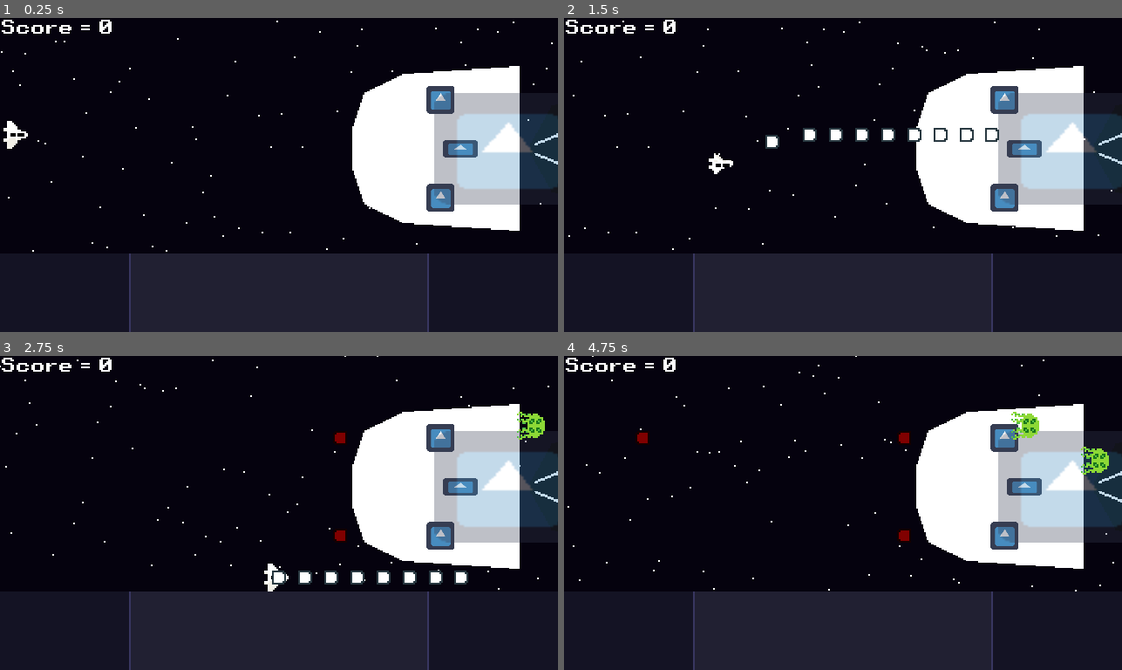
Above: before the commit, frames 1-4 (two rows, left to right).
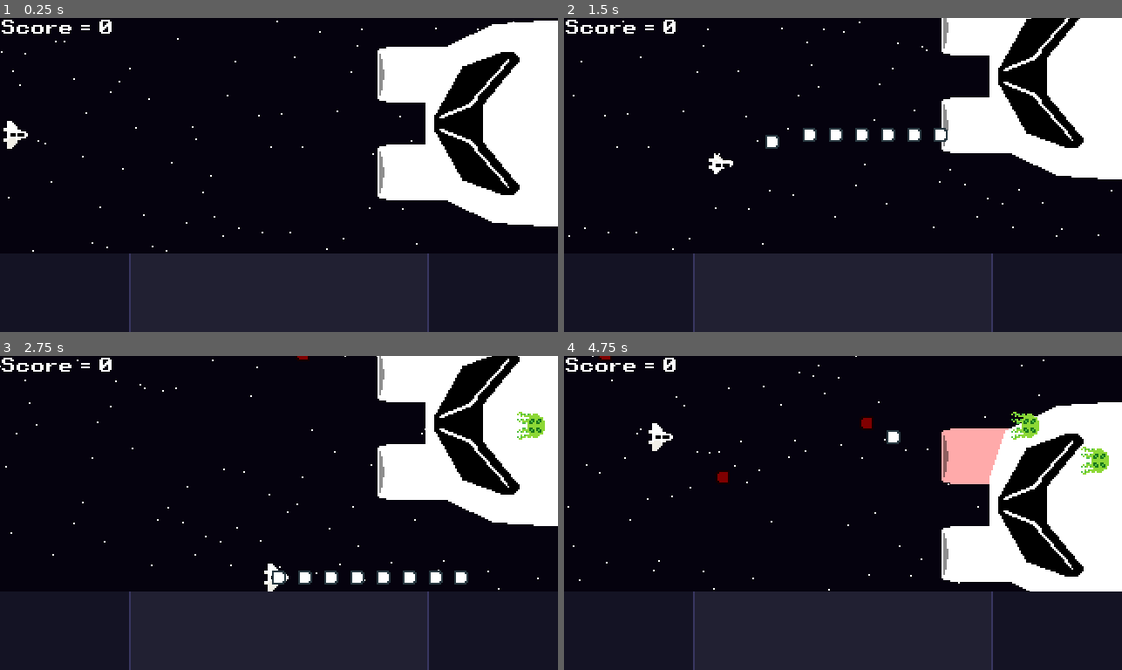
Above: after the commit, the same moments.

Repository: MrPiedPiper/LD48
Game: Godot game, scene res://Main/Main.tscn
Two runs of this game, one before a commit and one after it. Both use one fixed random seed, a clock stepped at 60 frames per second and the inputs below. The engine's default icon, where the game draws it, is replaced by a stand-in: a white triangle on a blue panel in a dark square.
Inputs:
- Up to frame 1 (0.25 s): no input
- Up to frame 2 (1.5 s): hold D (input_right) 0.53-1.28 s; hold , (input_a) 0.53-1.28 s; hold S (input_down) from 1.28 s (still down); tap , (input_a) at 1.35 s
- Up to frame 3 (2.75 s): release S (input_down) at 2.03 s; hold D (input_right) from 2.03 s (still down); hold , (input_a) from 2.03 s (still down)
- Up to frame 4 (4.75 s): release D (input_right) at 2.78 s; release , (input_a) at 2.78 s; hold W (input_up) 2.78-3.53 s; tap , (input_a) at 2.85, 4.35 s; hold , (input_a) 3.53-4.28 s; hold A (input_left) from 3.53 s (still down)

The runs differ from the first frame. In frame 1, 17% of the frame differs, in the area x 63-100%, y 0-68%; in frame 2, 18%; in frame 3, 18%, in the area x 53-100%, y 0-68%; in frame 4, 17%.

Commit message:
Add animation and shoot speeds

Diff:
--- a/Bosses/BaseBoss/BaseBoss.gd
+++ b/Bosses/BaseBoss/BaseBoss.gd
@@ -3,26 +3,26 @@
 var phase = 1
 var _is_waiting = true
 
-onready var weak_spot = $WeakSpot
-onready var weak_spot_hurt_animation_player = $WeakSpot/WeakSpotHurtAnimationPlayer
+onready var weak_spot = $PosNode/PosNode/WeakSpot
+onready var weak_spot_hurt_animation_player = $PosNode/WeakSpot/WeakSpotHurtAnimationPlayer
 var weak_spot_health = 10
 
-onready var weapon1 = $Weapon1Area/Weapon1
-onready var weapon1_timer = $Weapon1Timer
-onready var weapon1_area = $Weapon1Area
-onready var weapon1_offset_timer = $Weapon1OffsetTimer
-onready var weapon1_hurt_animation_player = $Weapon1Area/Weapon1HurtAnimationPlayer
+onready var weapon1 = $PosNode/Weapon1Area/Weapon1
+onready var weapon1_timer = $PosNode/Weapon1Timer
+onready var weapon1_area = $PosNode/Weapon1Area
+onready var weapon1_offset_timer = $PosNode/Weapon1OffsetTimer
+onready var weapon1_hurt_animation_player = $PosNode/Weapon1Area/Weapon1HurtAnimationPlayer
 var weapon1_health = 10
 
-onready var weapon2 = $Weapon2Area/Weapon2
-onready var weapon2_timer = $Weapon2Timer
-onready var weapon2_area = $Weapon2Area
-onready var weapon2_offset_timer = $Weapon2OffsetTimer
-onready var weapon2_hurt_animation_player = $Weapon2Area/Weapon2HurtAnimationPlayer
+onready var weapon2 = $PosNode/Weapon2Area/Weapon2
+onready var weapon2_timer = $PosNode/Weapon2Timer
+onready var weapon2_area = $PosNode/Weapon2Area
+onready var weapon2_offset_timer = $PosNode/Weapon2OffsetTimer
+onready var weapon2_hurt_animation_player = $PosNode/Weapon2Area/Weapon2HurtAnimationPlayer
 var weapon2_health = 10
 
-onready var barrier_area = $BarrierArea
-onready var barrier_hurt_animation_player = $BarrierArea/BarrierHurtAnimationPlayer
+onready var barrier_area = $PosNode/BarrierArea
+onready var barrier_hurt_animation_player = $PosNode/BarrierArea/BarrierHurtAnimationPlayer
 
 func disable_barrier_if_weaponless():
 	if get_weapon1_health() <= 0 and get_weapon2_health() <= 0:
--- a/Bosses/BaseBoss/BaseBoss.tscn
+++ b/Bosses/BaseBoss/BaseBoss.tscn
@@ -4,26 +4,10 @@
 [ext_resource path="res://icon.png" type="Texture" id=2]
 [ext_resource path="res://Weapons/BasicWeapon/BasicWeapon.tscn" type="PackedScene" id=3]
 
-[sub_resource type="Animation" id=3]
-resource_name = "HurtFlash"
-length = 0.1
-tracks/0/type = "value"
-tracks/0/path = NodePath("Sprite:modulate")
-tracks/0/interp = 1
-tracks/0/loop_wrap = true
-tracks/0/imported = false
-tracks/0/enabled = true
-tracks/0/keys = {
-"times": PoolRealArray( 0, 0.1 ),
-"transitions": PoolRealArray( 1, 1 ),
-"update": 0,
-"values": [ Color( 1, 0, 0, 1 ), Color( 1, 1, 1, 1 ) ]
-}
+[sub_resource type="RectangleShape2D" id=1]
+extents = Vector2( 14, 15 )
 
-[sub_resource type="RectangleShape2D" id=1]
-extents = Vector2( 8, 8 )
-
-[sub_resource type="Animation" id=6]
+[sub_resource type="Animation" id=2]
 resource_name = "HurtFlash"
 length = 0.1
 tracks/0/type = "value"
@@ -55,91 +39,113 @@
 "values": [ Color( 1, 0, 0, 1 ), Color( 1, 1, 1, 1 ) ]
 }
 
-[sub_resource type="CapsuleShape2D" id=2]
-radius = 32.0
+[sub_resource type="Animation" id=4]
+length = 0.1
+tracks/0/type = "value"
+tracks/0/path = NodePath("Sprite:modulate")
+tracks/0/interp = 1
+tracks/0/loop_wrap = true
+tracks/0/imported = false
+tracks/0/enabled = true
+tracks/0/keys = {
+"times": PoolRealArray( 0, 0.1 ),
+"transitions": PoolRealArray( 1, 1 ),
+"update": 0,
+"values": [ Color( 1, 0, 0, 1 ), Color( 1, 1, 1, 1 ) ]
+}
 
-[sub_resource type="Animation" id=5]
-resource_name = "HurtFlash"
+[sub_resource type="CapsuleShape2D" id=7]
+radius = 73.129
+height = 65.212
+
+[sub_resource type="Animation" id=6]
 length = 0.1
 
 [node name="BaseBoss" type="Node2D"]
 script = ExtResource( 1 )
 
-[node name="MainSprite" type="Sprite" parent="."]
+[node name="PosNode" type="Node2D" parent="."]
+
+[node name="Weapon1Timer" type="Timer" parent="PosNode"]
+
+[node name="Weapon2Timer" type="Timer" parent="PosNode"]
+
+[node name="Weapon1Area" type="Area2D" parent="PosNode" groups=[
+"Enemy",
+]]
+position = Vector2( -17.294, -28.116 )
+
+[node name="Weapon1" parent="PosNode/Weapon1Area" instance=ExtResource( 3 )]
+is_player = false
+bullet_speed = 75
+
+[node name="Weapon1Sprite" type="Sprite" parent="PosNode/Weapon1Area"]
+scale = Vector2( 0.25, 0.25 )
+texture = ExtResource( 2 )
+
+[node name="CollisionShape2D" type="CollisionShape2D" parent="PosNode/Weapon1Area"]
+shape = SubResource( 1 )
+
+[node name="Weapon1AnimationPlayer" type="AnimationPlayer" parent="PosNode/Weapon1Area"]
+
+[node name="Weapon1HurtAnimationPlayer" type="AnimationPlayer" parent="PosNode/Weapon1Area"]
+anims/HurtFlash = SubResource( 2 )
+
+[node name="Weapon2Area" type="Area2D" parent="PosNode" groups=[
+"Enemy",
+]]
+position = Vector2( -17.294, 28.116 )
+
+[node name="Weapon2" parent="PosNode/Weapon2Area" instance=ExtResource( 3 )]
+is_player = false
+bullet_speed = 75
+shoot_delay = 1.0
+
+[node name="Weapon2Sprite" type="Sprite" parent="PosNode/Weapon2Area"]
+scale = Vector2( 0.25, 0.25 )
+texture = ExtResource( 2 )
+
+[node name="CollisionShape2D" type="CollisionShape2D" parent="PosNode/Weapon2Area"]
+shape = SubResource( 1 )
+
+[node name="Weapon2AnimationPlayer" type="AnimationPlayer" parent="PosNode/Weapon2Area"]
+
+[node name="Weapon2HurtAnimationPlayer" type="AnimationPlayer" parent="PosNode/Weapon2Area"]
+anims/HurtFlash = SubResource( 3 )
+
+[node name="MainSprite" type="Sprite" parent="PosNode"]
 scale = Vector2( 0.5, 0.5 )
 texture = ExtResource( 2 )
 
-[node name="WeakSpot" type="Area2D" parent="." groups=[
+[node name="WeakSpot" type="Area2D" parent="PosNode" groups=[
 "Enemy",
 ]]
 
-[node name="CollisionShape2D" type="CollisionShape2D" parent="WeakSpot"]
+[node name="CollisionShape2D" type="CollisionShape2D" parent="PosNode/WeakSpot"]
 
-[node name="Sprite" type="Sprite" parent="WeakSpot"]
+[node name="Sprite" type="Sprite" parent="PosNode/WeakSpot"]
 position = Vector2( 9.53674e-07, -9.53674e-07 )
 scale = Vector2( 0.3125, 0.15625 )
 texture = ExtResource( 2 )
 
-[node name="WeakSpotHurtAnimationPlayer" type="AnimationPlayer" parent="WeakSpot"]
-anims/HurtFlash = SubResource( 3 )
-
-[node name="Weapon1Timer" type="Timer" parent="."]
-
-[node name="Weapon2Timer" type="Timer" parent="."]
-
-[node name="Weapon1Area" type="Area2D" parent="." groups=[
-"Enemy",
-]]
-position = Vector2( -17.294, -28.116 )
-
-[node name="Weapon1" parent="Weapon1Area" instance=ExtResource( 3 )]
-is_player = false
-
-[node name="Weapon1Sprite" type="Sprite" parent="Weapon1Area"]
-scale = Vector2( 0.25, 0.25 )
-texture = ExtResource( 2 )
-
-[node name="CollisionShape2D" type="CollisionShape2D" parent="Weapon1Area"]
-shape = SubResource( 1 )
-
-[node name="Weapon1AnimationPlayer" type="AnimationPlayer" parent="Weapon1Area"]
-
-[node name="Weapon1HurtAnimationPlayer" type="AnimationPlayer" parent="Weapon1Area"]
-anims/HurtFlash = SubResource( 6 )
-
-[node name="Weapon2Area" type="Area2D" parent="." groups=[
-"Enemy",
-]]
-position = Vector2( -17.294, 28.116 )
-
-[node name="Weapon2" parent="Weapon2Area" instance=ExtResource( 3 )]
-is_player = false
-
-[node name="Weapon2Sprite" type="Sprite" parent="Weapon2Area"]
-scale = Vector2( 0.25, 0.25 )
-texture = ExtResource( 2 )
-
-[node name="CollisionShape2D" type="CollisionShape2D" parent="Weapon2Area"]
-shape = SubResource( 1 )
-
-[node name="Weapon2AnimationPlayer" type="AnimationPlayer" parent="Weapon2Area"]
-
-[node name="Weapon2HurtAnimationPlayer" type="AnimationPlayer" parent="Weapon2Area"]
+[node name="WeakSpotHurtAnimationPlayer" type="AnimationPlayer" parent="PosNode/WeakSpot"]
 anims/HurtFlash = SubResource( 4 )
 
-[node name="BarrierArea" type="Area2D" parent="." groups=[
+[node name="BarrierArea" type="Area2D" parent="PosNode" groups=[
 "Enemy",
 ]]
 
-[node name="CollisionShape2D" type="CollisionShape2D" parent="BarrierArea"]
+[node name="CollisionShape2D" type="CollisionShape2D" parent="PosNode/BarrierArea"]
 position = Vector2( 16, 0 )
 rotation = 1.5708
-shape = SubResource( 2 )
+shape = SubResource( 7 )
 
-[node name="BarrierHurtAnimationPlayer" type="AnimationPlayer" parent="BarrierArea"]
-anims/HurtFlash = SubResource( 5 )
+[node name="BarrierHurtAnimationPlayer" type="AnimationPlayer" parent="PosNode/BarrierArea"]
+anims/HurtFlash = SubResource( 6 )
 
-[node name="CPUParticles2D" type="CPUParticles2D" parent="."]
+[node name="BarrierSprite" type="Sprite" parent="PosNode/BarrierArea"]
+
+[node name="CPUParticles2D" type="CPUParticles2D" parent="PosNode"]
 position = Vector2( 11.9693, 0 )
 emitting = false
 local_coords = false
@@ -152,8 +158,10 @@
 hue_variation = 0.15
 hue_variation_random = 1.0
 
-[node name="AnimationPlayer" type="AnimationPlayer" parent="."]
+[node name="AnimationPlayer" type="AnimationPlayer" parent="PosNode"]
 
-[connection signal="area_entered" from="WeakSpot" to="." method="_on_WeakSpot_area_entered"]
-[connection signal="area_entered" from="Weapon1Area" to="." method="_on_Weapon1Area_area_entered"]
-[connection signal="area_entered" from="Weapon2Area" to="." method="_on_Weapon2Area_area_entered"]
+[connection signal="timeout" from="PosNode/Weapon1Timer" to="." method="_on_Weapon1Timer_timeout"]
+[connection signal="timeout" from="PosNode/Weapon2Timer" to="." method="_on_Weapon2Timer_timeout"]
+[connection signal="area_entered" from="PosNode/Weapon1Area" to="." method="_on_Weapon1Area_area_entered"]
+[connection signal="area_entered" from="PosNode/Weapon2Area" to="." method="_on_Weapon2Area_area_entered"]
+[connection signal="area_entered" from="PosNode/WeakSpot" to="." method="_on_WeakSpot_area_entered"]
--- a/Bosses/Boss1/Boss1.gd
+++ b/Bosses/Boss1/Boss1.gd
@@ -1,6 +1,6 @@
 extends "res://Bosses/BaseBoss/BaseBoss.gd"
 
-onready var barrier_sprite = $BarrierArea/Sprite
+onready var barrier_sprite = $PosNode/BarrierArea/Sprite
 
 func set_weapon1_health(value):
 	.set_weapon1_health(value)
@@ -22,8 +22,8 @@
 
 func ship_destroyed():
 	.ship_destroyed()
-	$AnimationPlayer.play("Death")
-	$CPUParticles2D.emitting = true
+	$PosNode/AnimationPlayer.play("Death")
+	$PosNode/CPUParticles2D.emitting = true
 
 func _on_AnimationPlayer_animation_finished(anim_name):
 	if anim_name == "Death":
--- a/Bosses/Boss1/Boss1.tscn
+++ b/Bosses/Boss1/Boss1.tscn
@@ -1,103 +1,97 @@
-[gd_scene load_steps=10 format=2]
+[gd_scene load_steps=9 format=2]
 
 [ext_resource path="res://Bosses/BaseBoss/BaseBoss.tscn" type="PackedScene" id=1]
 [ext_resource path="res://Bosses/Boss1/Boss1.gd" type="Script" id=2]
-[ext_resource path="res://icon.png" type="Texture" id=3]
 [ext_resource path="res://sprites/enemy_ship.png" type="Texture" id=4]
+[ext_resource path="res://sprites/cannon.png" type="Texture" id=5]
 
-[sub_resource type="CapsuleShape2D" id=7]
-radius = 14.0
-height = 32.0
+[sub_resource type="AtlasTexture" id=1]
+atlas = ExtResource( 4 )
+region = Rect2( 0, 0, 128, 128 )
 
-[sub_resource type="RectangleShape2D" id=2]
-extents = Vector2( 8, 8 )
+[sub_resource type="AtlasTexture" id=2]
+atlas = ExtResource( 4 )
+region = Rect2( 128, 0, 64, 128 )
 
-[sub_resource type="CapsuleShape2D" id=3]
-radius = 46.735
-
-[sub_resource type="Animation" id=5]
-resource_name = "HurtFlash"
-length = 0.1
+[sub_resource type="Animation" id=3]
+resource_name = "Death"
+length = 4.0
 tracks/0/type = "value"
-tracks/0/path = NodePath("Sprite:modulate")
+tracks/0/path = NodePath("..:modulate")
 tracks/0/interp = 1
 tracks/0/loop_wrap = true
 tracks/0/imported = false
 tracks/0/enabled = true
 tracks/0/keys = {
-"times": PoolRealArray( 0, 0.1 ),
+"times": PoolRealArray( 0, 4 ),
 "transitions": PoolRealArray( 1, 1 ),
 "update": 0,
-"values": [ Color( 1, 0, 0, 1 ), Color( 1, 1, 1, 1 ) ]
+"values": [ Color( 1, 1, 1, 1 ), Color( 1, 1, 1, 0 ) ]
 }
 
-[sub_resource type="Animation" id=6]
-resource_name = "Death"
-length = 5.0
+[sub_resource type="Animation" id=4]
+resource_name = "Hover"
+length = 8.0
+loop = true
 tracks/0/type = "value"
-tracks/0/path = NodePath(".:modulate")
+tracks/0/path = NodePath(".:position")
 tracks/0/interp = 1
 tracks/0/loop_wrap = true
 tracks/0/imported = false
 tracks/0/enabled = true
 tracks/0/keys = {
-"times": PoolRealArray( 0, 5 ),
-"transitions": PoolRealArray( 1, 1 ),
+"times": PoolRealArray( 0, 2, 4, 6, 8 ),
+"transitions": PoolRealArray( 0.75, 1.25, 0.75, 1.25, 0.75 ),
 "update": 0,
-"values": [ Color( 1, 1, 1, 1 ), Color( 1, 1, 1, 0 ) ]
+"values": [ Vector2( 0, 0 ), Vector2( 0, -40 ), Vector2( 0, 0 ), Vector2( 0, 40 ), Vector2( 0, 0 ) ]
 }
 
 [node name="Boss1" instance=ExtResource( 1 )]
 script = ExtResource( 2 )
 
-[node name="MainSprite" parent="." index="0"]
-position = Vector2( 28, 0 )
-scale = Vector2( 0.75, 0.75 )
-texture = ExtResource( 4 )
-
-[node name="WeakSpot" parent="." index="1"]
-position = Vector2( -6, 0 )
-
-[node name="CollisionShape2D" parent="WeakSpot" index="0"]
-position = Vector2( 15, 0 )
-shape = SubResource( 7 )
-
-[node name="Weapon1Timer" parent="." index="2"]
+[node name="Weapon1Timer" parent="PosNode" index="0"]
 wait_time = 2.0
 
-[node name="Weapon2Timer" parent="." index="3"]
+[node name="Weapon2Timer" parent="PosNode" index="1"]
 wait_time = 2.0
 
-[node name="Weapon1" parent="Weapon1Area" index="0"]
-bullet_speed = 75
+[node name="Weapon1Area" parent="PosNode" index="2"]
+position = Vector2( -39, -28 )
 
-[node name="CollisionShape2D" parent="Weapon1Area" index="2"]
-shape = SubResource( 2 )
+[node name="Weapon1" parent="PosNode/Weapon1Area" index="0"]
+shoot_cooldown = 0.0
 
-[node name="Weapon2" parent="Weapon2Area" index="0"]
-bullet_speed = 75
+[node name="Weapon1Sprite" parent="PosNode/Weapon1Area" index="1"]
+position = Vector2( 17.294, 0 )
+scale = Vector2( 1, 1 )
+texture = ExtResource( 5 )
 
-[node name="CollisionShape2D" parent="Weapon2Area" index="2"]
-shape = SubResource( 2 )
+[node name="Weapon2Area" parent="PosNode" index="3"]
+position = Vector2( -39, 28 )
 
-[node name="BarrierArea" parent="." index="6"]
-modulate = Color( 1, 1, 1, 0.32549 )
+[node name="Weapon2" parent="PosNode/Weapon2Area" index="0"]
+shoot_cooldown = 0.0
+shoot_delay = 0.9
 
-[node name="CollisionShape2D" parent="BarrierArea" index="0"]
-position = Vector2( 36, 0 )
-shape = SubResource( 3 )
+[node name="Weapon2Sprite" parent="PosNode/Weapon2Area" index="1"]
+position = Vector2( 17.294, 0 )
+scale = Vector2( 1, 1 )
+texture = ExtResource( 5 )
 
-[node name="Sprite" type="Sprite" parent="BarrierArea" index="1"]
-position = Vector2( 21, 0 )
-scale = Vector2( 1.3125, 1 )
-texture = ExtResource( 3 )
+[node name="MainSprite" parent="PosNode" index="4"]
+position = Vector2( 38, 0 )
+scale = Vector2( 1, 1 )
+texture = SubResource( 1 )
 
-[node name="BarrierHurtAnimationPlayer" parent="BarrierArea" index="2"]
-anims/HurtFlash = SubResource( 5 )
+[node name="Sprite" parent="PosNode/WeakSpot" index="1"]
+position = Vector2( 3, 0 )
+scale = Vector2( 1, 1 )
+texture = SubResource( 2 )
 
-[node name="AnimationPlayer" parent="." index="8"]
-anims/Death = SubResource( 6 )
+[node name="CollisionShape2D" parent="PosNode/BarrierArea" index="0"]
+position = Vector2( 60, 0 )
 
-[connection signal="timeout" from="Weapon1Timer" to="." method="_on_Weapon1Timer_timeout"]
-[connection signal="timeout" from="Weapon2Timer" to="." method="_on_Weapon2Timer_timeout"]
-[connection signal="animation_finished" from="AnimationPlayer" to="." method="_on_AnimationPlayer_animation_finished"]
+[node name="AnimationPlayer" parent="PosNode" index="8"]
+autoplay = "Hover"
+anims/Death = SubResource( 3 )
+anims/Hover = SubResource( 4 )
--- a/Main/Main.tscn
+++ b/Main/Main.tscn
@@ -57,6 +57,6 @@
 position = Vector2( 320, 0 )
 
 [node name="Boss1" parent="." instance=ExtResource( 4 )]
-position = Vector2( 270, 75 )
+position = Vector2( 270, 67 )
 
 [connection signal="dialog_done" from="GUI/DialogBox" to="." method="_on_DialogBox_dialog_done"]
Not shown: 1 places in Bosses/BaseBoss/BaseBoss.tscn that only renumber resources
Not shown, added: sprites/cannon.png.import
